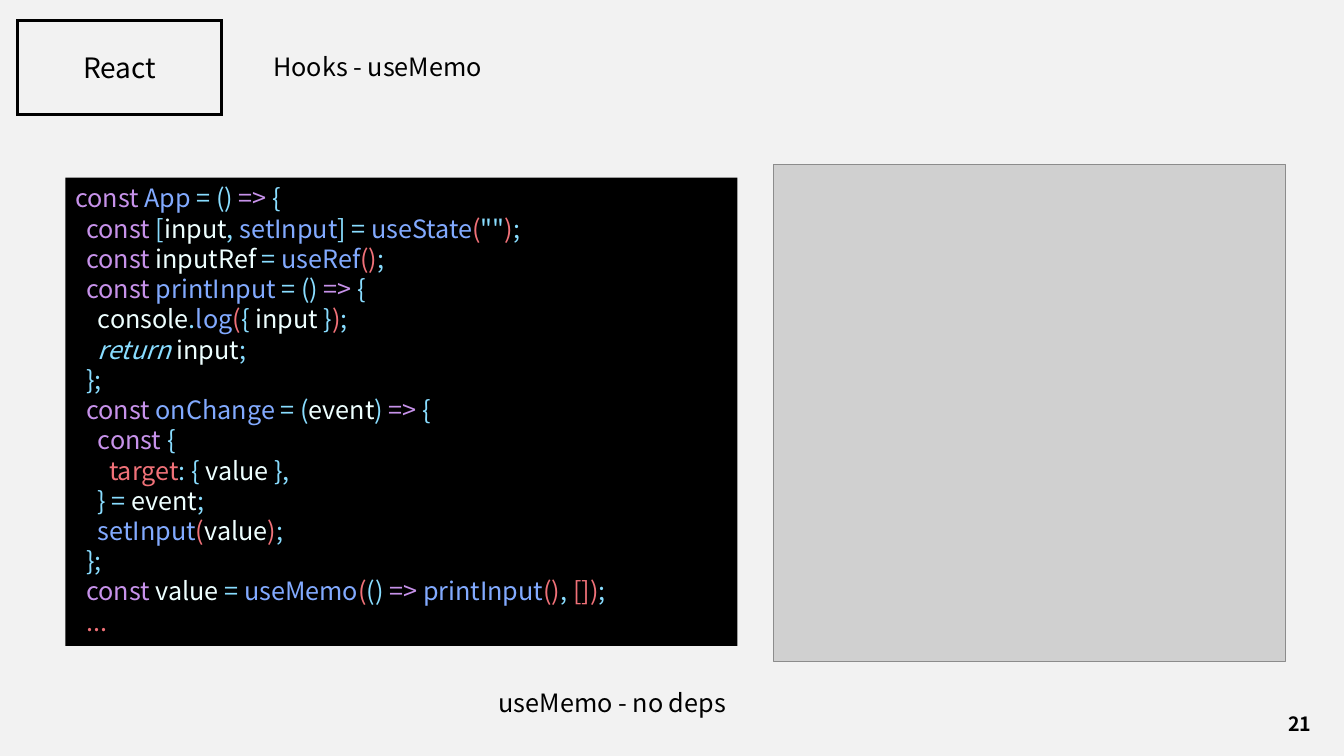
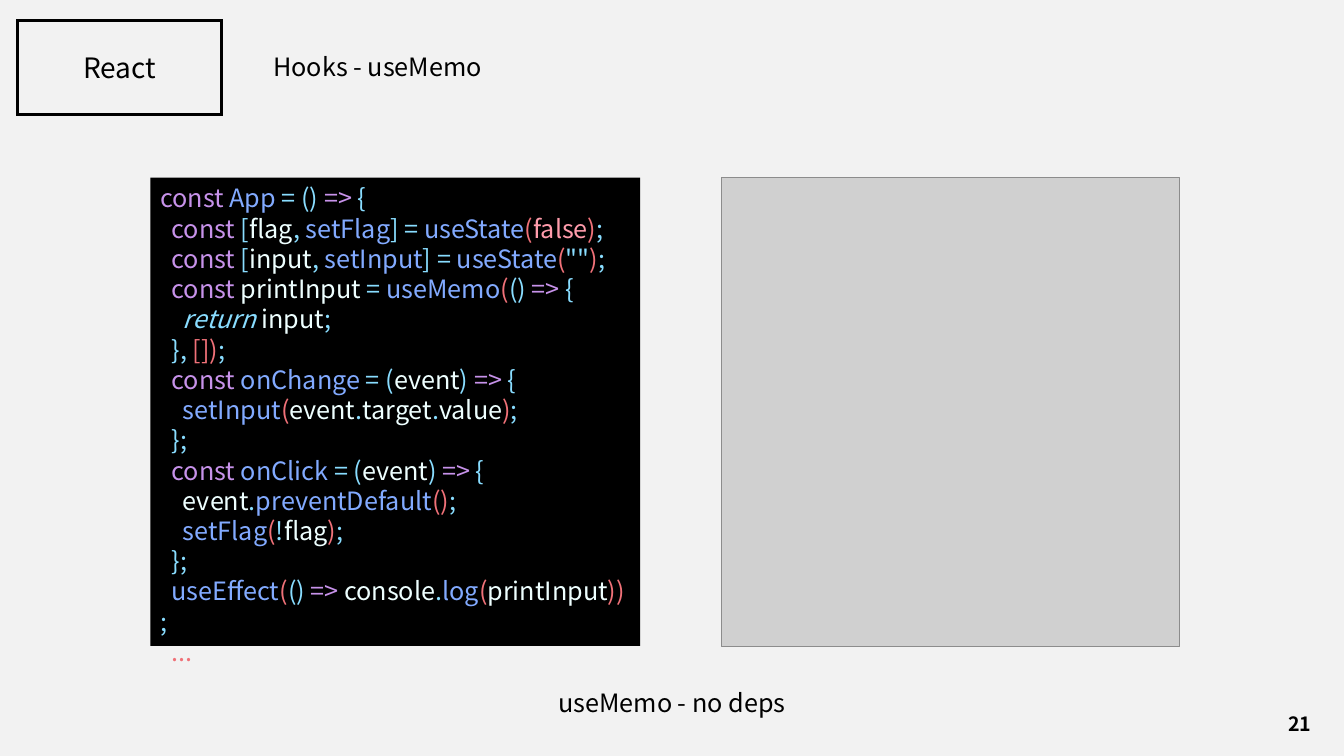
Before and after one commit to J3SUNG/Seminar, a slide deck: slide 21 of 210226_React_2.pptx. Drawn at 1344x756 pixels with LibreOffice and Linux fonts; fonts in the diff are those of the drawing; grey boxes stand for pictures. Boxes give left, top, right and bottom in pixels: in the first picture for what was removed or moved away, otherwise in the second. Text is boxed around its words. In the diff, an @@ line names an element or a change of style, - is before the commit and + after.

Commit message:
21-02-26-02

```diff
--- a/210226_React_2.pptx
+++ b/210226_React_2.pptx
@@ rectangle "const App = () => ...": place and size @@
-rectangle "const App = () => ..." at <box>66,177,738,645</box>
+rectangle "const App = () => ..." at <box>150,177,640,645</box>
@@ picture: place and size @@
-picture at <box>773,164,1286,661</box>
+picture at <box>721,177,1180,646</box>
@@ text in rectangle at <box>172,212,603,244</box>: paragraph added @@
+const [flag, setFlag] = useState(false);
@@ text in rectangle at <box>172,272,526,304</box>: text changed @@
-const inputRef = useRef();
-const printInput = () => {
-console.log({ input });
+const printInput = useMemo(() => {
@@ text in rectangle at <box>172,363,518,425</box>: paragraphs added @@
+}, []);
+const onChange = (event) => {
+setInput(event.target.value);
@@ text in rectangle at <box>172,459,456,546</box>: text changed; text colour #EEFFFF to #82AAFF @@
-const onChange = (event) => {
-const {
-target: { value },
-} = event;
-setInput(value);
+const onClick = (event) => {
+event.preventDefault();
+setFlag(!flag);
@@ text in rectangle at <box>172,579,625,607</box>: text changed; text colour #82AAFF to #EEFFFF @@
-const value = useMemo(() => printInput(), []);
+useEffect(() => console.log(printInput));
@@ text "useMemo - no deps" at <box>558,692,786,718</box>: alignment left to centre @@
```
Also in this commit, not shown: 2 other slides changed, 1 slide added.
